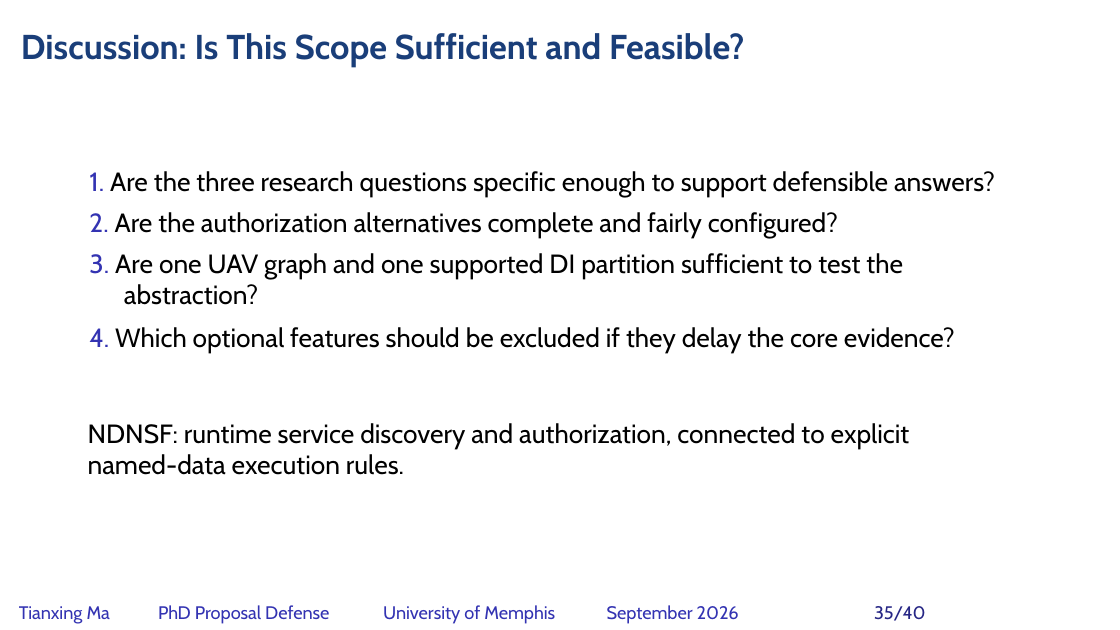
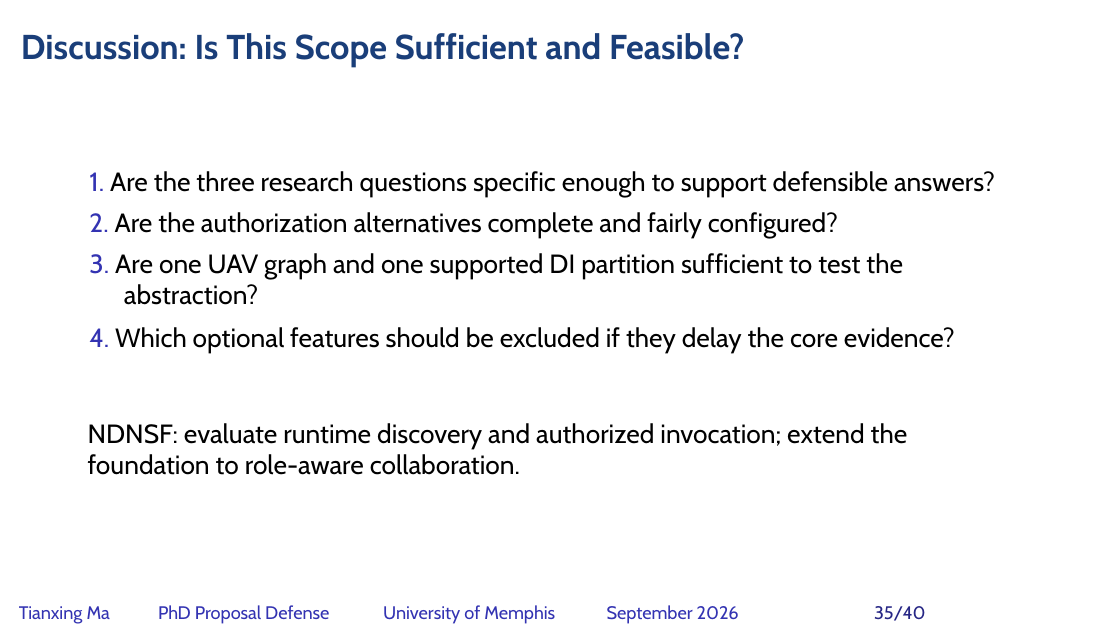
Before and after one commit to matianxing1992/NDN_Service_Framework, a slide deck: slide 35 of docs/PAPER/proposal-defense/slides/NDNSF_proposal_hybrid_editable.pptx. Drawn at 1120x630 pixels with LibreOffice and Linux fonts; fonts in the diff are those of the drawing; background and template pictures are left out. Boxes give left, top, right and bottom in pixels: in the first picture for what was removed or moved away, otherwise in the second. Text is boxed around its words. In the diff, an @@ line names an element or a change of style, - is before the commit and + after.

Commit message:
docs: separate invocation foundation from collaboration research

```diff
--- a/docs/PAPER/proposal-defense/slides/NDNSF_proposal_hybrid_editable.pptx
+++ b/docs/PAPER/proposal-defense/slides/NDNSF_proposal_hybrid_editable.pptx
@@ text at box(88, 423, 908, 475): text changed @@
-NDNSF: runtime service discovery and authorization, connected to explicit named-data execution rules.
+NDNSF: evaluate runtime discovery and authorized invocation; extend the foundation to role-aware collaboration.
```
Also in this commit, not shown: 7 other slides changed, 2 slides added, 2 slides removed, 26 other files.
